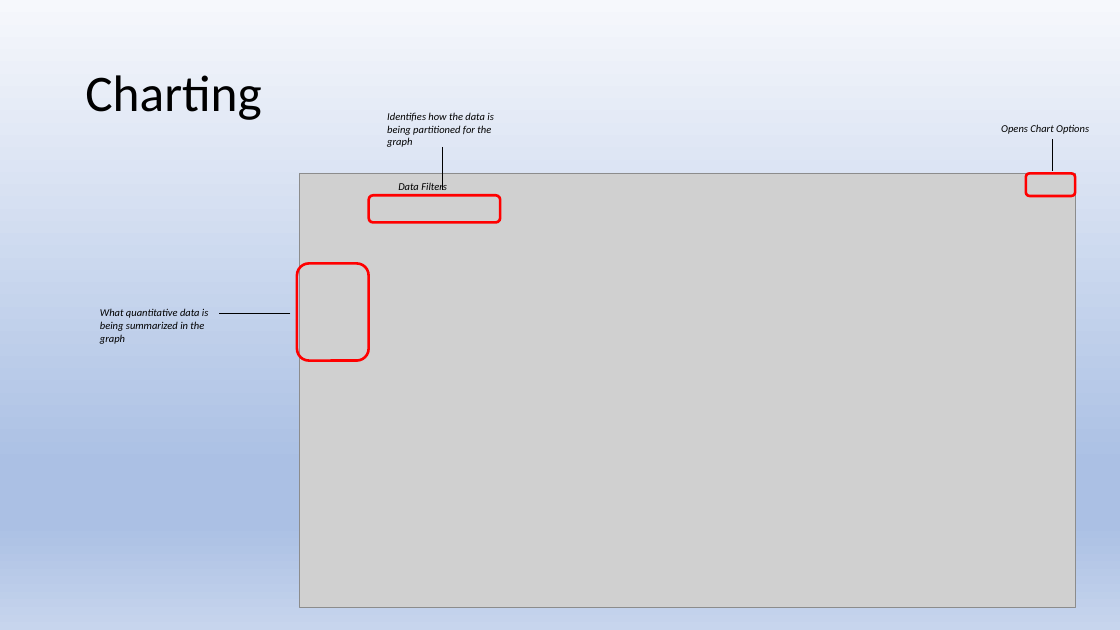
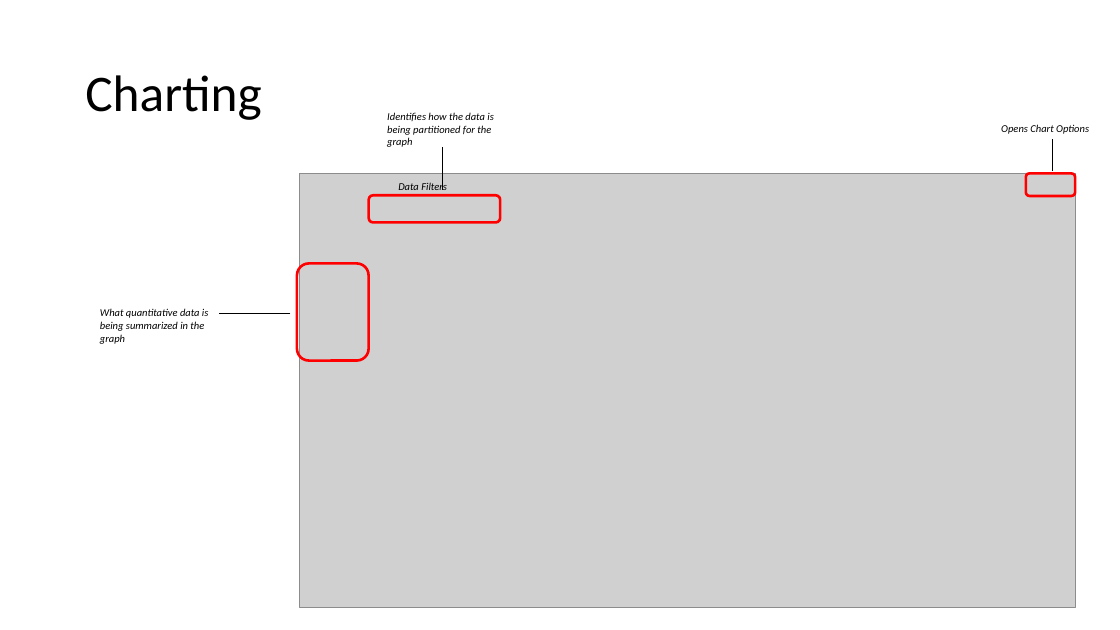
Before and after one commit to NolanSmithSolutions/Course, a slide deck: slide 7 of Tableau/Tableau.pptx. Drawn at 1120x630 pixels with LibreOffice and Linux fonts; fonts in the diff are those of the drawing; grey boxes stand for pictures. Boxes give left, top, right and bottom in pixels: in the first picture for what was removed or moved away, otherwise in the second. Text is boxed around its words. In the diff, an @@ line names an element or a change of style, - is before the commit and + after.

```diff
--- a/Tableau/Tableau.pptx
+++ b/Tableau/Tableau.pptx
@@ background gradient #F6F8FC to #ABC0E4 to #C7D5ED to #FFFFFF @@
```
Also in this commit, not shown: 7 other slides changed, 2 slides added.
